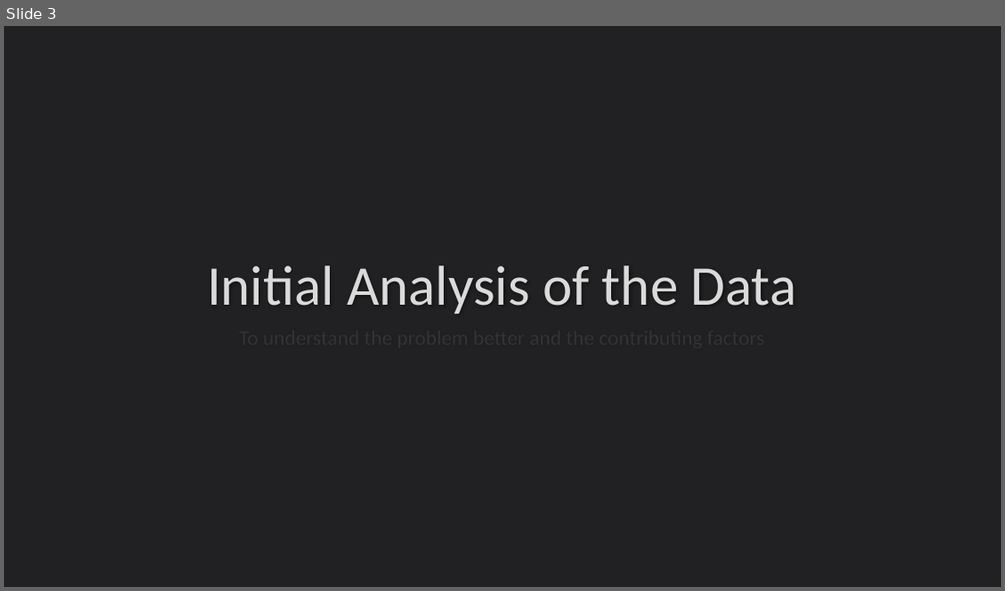
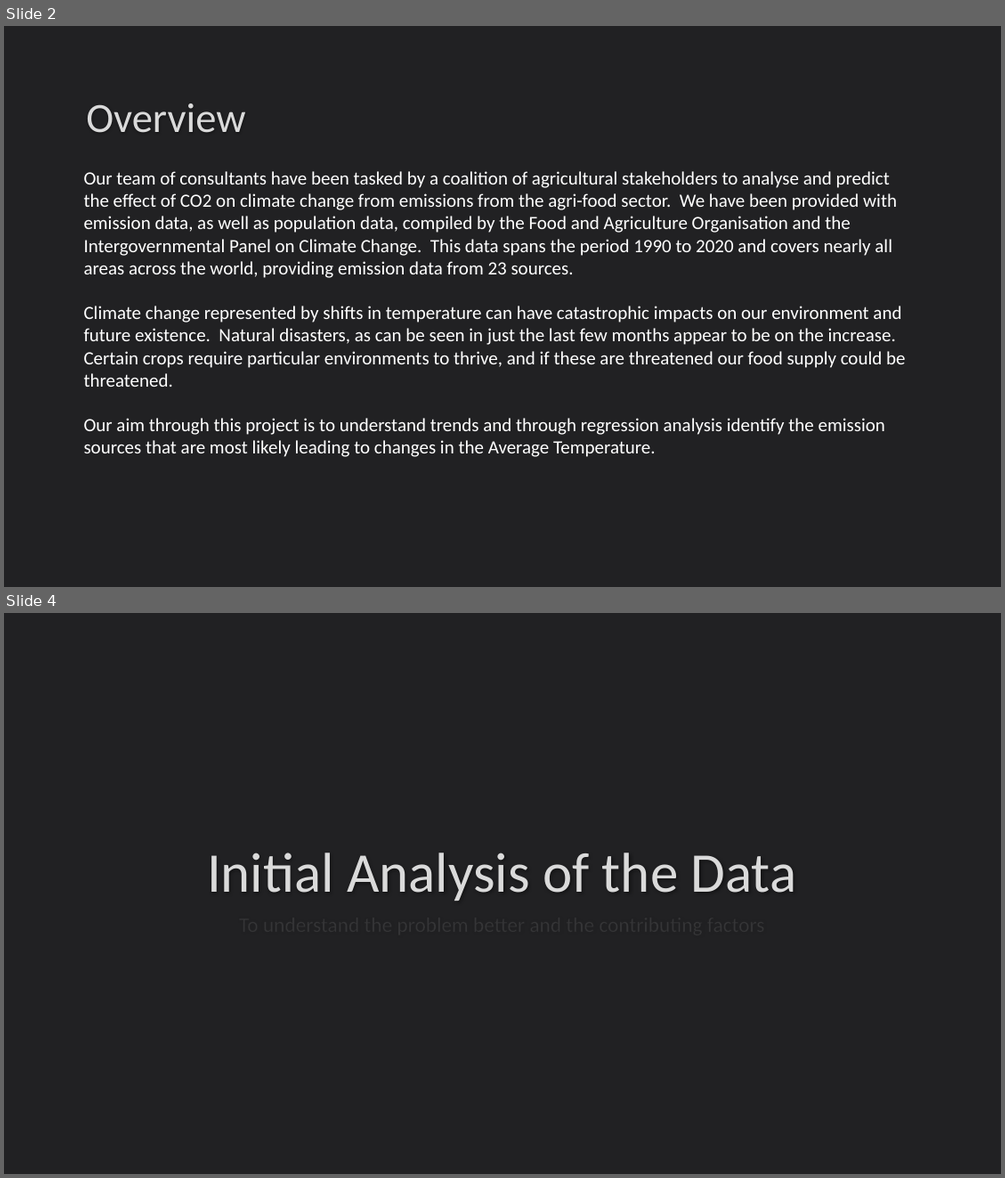
Before and after one commit to DavidFHarrison/2403PTDS_Regression_DH, a slide deck: Regression Project – PTDS 2403.pptx. Shown one above the other, each under a label of ours: slide 3 before the commit, slides 2 and 4 after it; the slides between them are not shown. The pictures are 1005x591 and 1005x1178 pixels, drawn with LibreOffice and Linux fonts; fonts in the diff are those of the drawing. Boxes give left, top, right and bottom in pixels: in the first picture for what was removed or moved away, otherwise in the second. Text is boxed around its words. In the diff, an @@ line names an element or a change of style, - is before the commit and + after.

```diff
--- a/Regression Project – PTDS 2403.pptx
+++ b/Regression Project – PTDS 2403.pptx
@@ slide 2 added at <box>4,26,1001,587</box>, background #212123 @@
@@ title added at <box>86,103,245,133</box>, 40 pt, text #DADADA @@
+Overview
@@ text added at <box>84,171,905,457</box>, 18 pt, text #FFFFFF @@
+Our team of consultants have been tasked by a coalition of agricultural stakeholders to analyse and predict the effect of CO2 on climate change from emissions from the agri-food sector. We have been provided with emission data, as well as population data, compiled by the Food and Agriculture Organisation and the Intergovernmental Panel on Climate Change. This data spans the period 1990 to 2020 and covers nearly all areas across the world, providing emission data from 23 sources.
+Climate change represented by shifts in temperature can have catastrophic impacts on our environment and future existence. Natural disasters, as can be seen in just the last few months appear to be on the increase. Certain crops require particular environments to thrive, and if these are threatened our food supply could be threatened.
+Our aim through this project is to understand trends and through regression analysis identify the emission sources that are most likely leading to changes in the Average Temperature.
@@ what was slide 3 is now slide 4 @@
```
Also in this commit, not shown: 9 slides changed, 10 other slides added, 4 other files.
